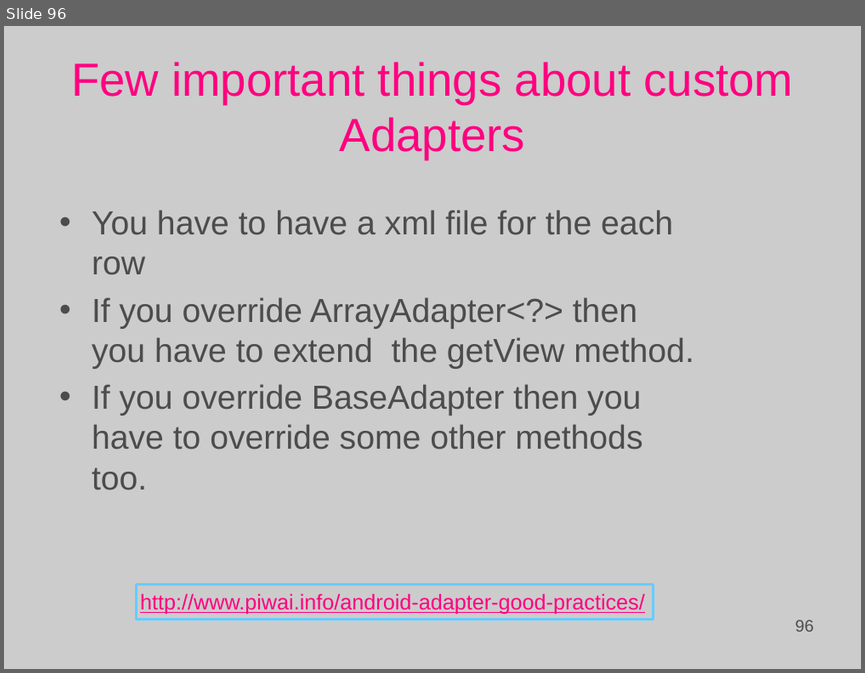
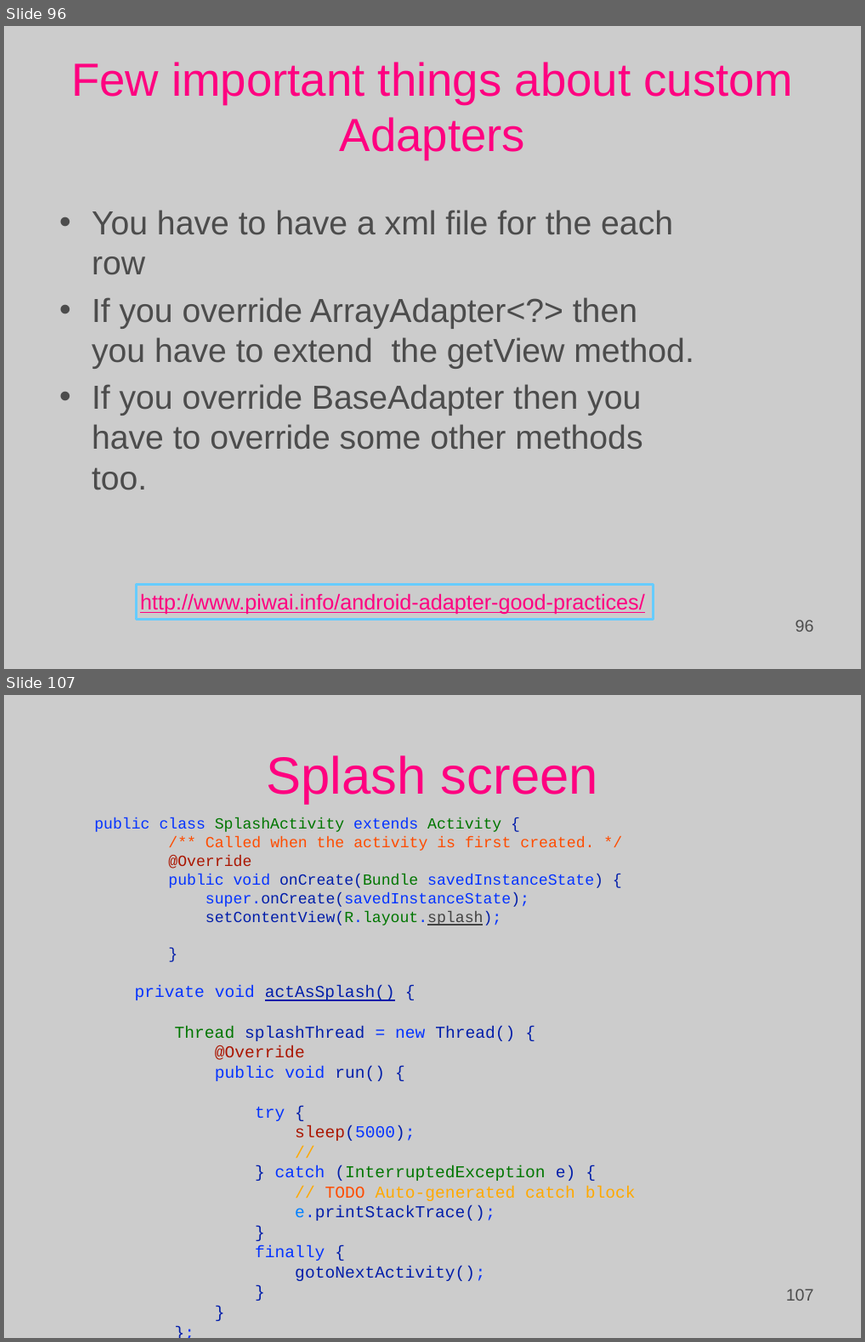
Before and after one commit to Basis-Android-Training/basis-android-training, a slide deck: Batch 12/Course lectures.ppt. Shown one above the other, each under a label of ours: slide 96 before the commit, slides 96 and 107 after it; the slides between them are not shown. The pictures are 865x673 and 865x1342 pixels, drawn with LibreOffice and Linux fonts; fonts in the diff are those of the drawing; background and template pictures are left out. Boxes give left, top, right and bottom in pixels: in the first picture for what was removed or moved away, otherwise in the second. Text is boxed around its words. In the diff, an @@ line names an element or a change of style, - is before the commit and + after.

```diff
--- a/Batch 12/Course lectures.ppt
+++ b/Batch 12/Course lectures.ppt
@@ slide 107 added at bbox=[4, 695, 861, 1338], background picture (left out) @@
@@ title added at bbox=[267, 755, 598, 804], 44 pt, text #FF0080 @@
+Splash screen
@@ free added at bbox=[91, 810, 650, 1338], 14 pt, text #021EAA @@
+public class SplashActivity extends Activity {
+/** Called when the activity is first created. */
+@Override
+public void onCreate(Bundle savedInstanceState) {
+super.onCreate(savedInstanceState);
+setContentView(R.layout.splash);
+}
+private void actAsSplash() {
+Thread splashThread = new Thread() {
+@Override
+public void run() {
+try {
+sleep(5000);
+//
+} catch (InterruptedException e) {
+// TODO Auto-generated catch block
+e.printStackTrace();
+}
+finally {
+gotoNextActivity();
+}
+}
+};
+splashThread.start();
+}
+}
@@ page number added at bbox=[619, 1280, 818, 1307], 14 pt, text #4C4C4C @@
+107
```
Also in this commit, not shown: 2 slides changed, 17 other slides added, 12 other files.
